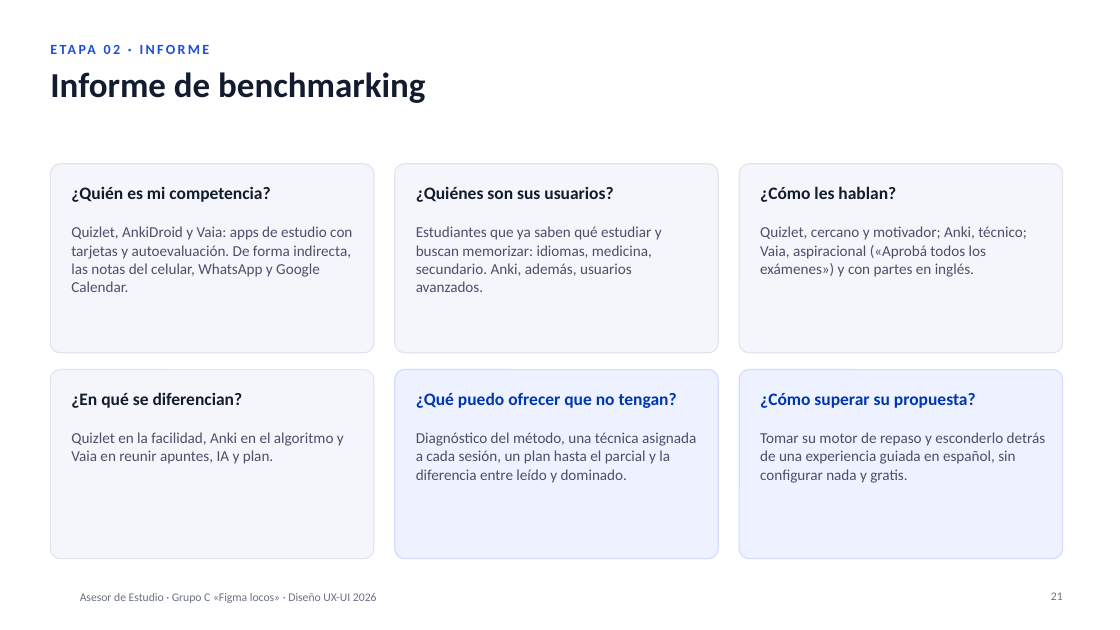
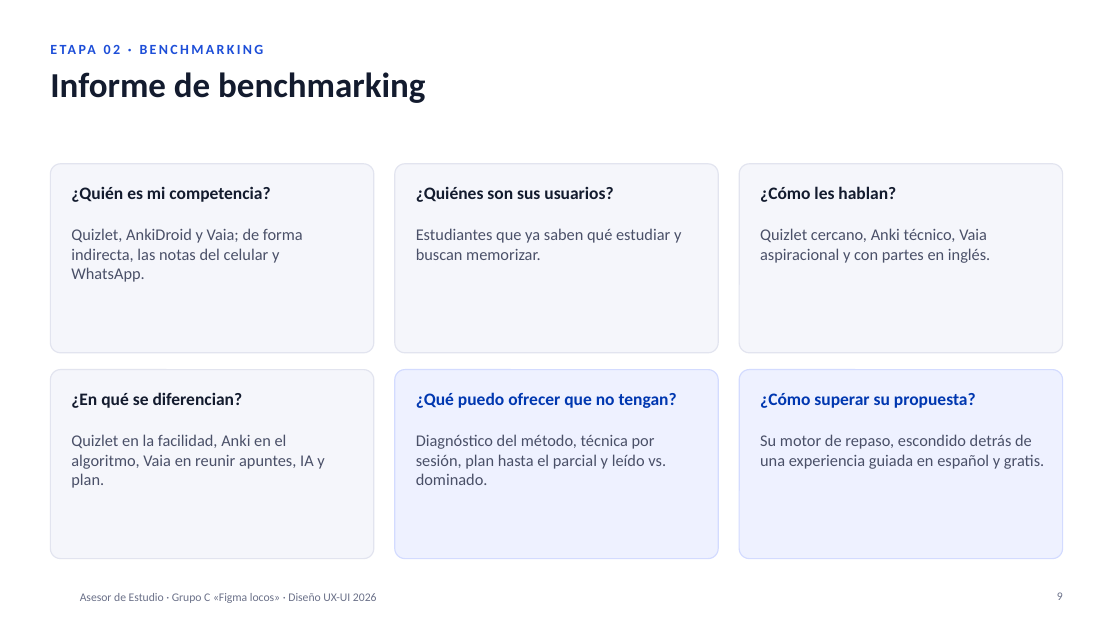
Before and after one commit to vichen12/ux-final, a slide deck: slide 9 of presentacion/GrupoC_AsesorDeEstudio_2026.pptx (slide 21 before the commit). Drawn at 1120x630 pixels with LibreOffice and Linux fonts; fonts in the diff are those of the drawing; background and template pictures are left out. Boxes give left, top, right and bottom in pixels: in the first picture for what was removed or moved away, otherwise in the second. Text is boxed around its words. In the diff, an @@ line names an element or a change of style, - is before the commit and + after.

```diff
--- a/presentacion/GrupoC_AsesorDeEstudio_2026.pptx
+++ b/presentacion/GrupoC_AsesorDeEstudio_2026.pptx
@@ text at bbox=[50, 35, 975, 62]: text changed @@
-ETAPA 02 · INFORME
+ETAPA 02 · BENCHMARKING
@@ text at bbox=[71, 228, 303, 282]: text changed; size 13 to 14 pt @@
-Quizlet, AnkiDroid y Vaia: apps de estudio con tarjetas y autoevaluación. De forma indirecta, las notas del celular, WhatsApp y Google Calendar.
+Quizlet, AnkiDroid y Vaia; de forma indirecta, las notas del celular y WhatsApp.
@@ text at bbox=[416, 228, 681, 260]: text changed; size 13 to 14 pt @@
-Estudiantes que ya saben qué estudiar y buscan memorizar: idiomas, medicina, secundario. Anki, además, usuarios avanzados.
+Estudiantes que ya saben qué estudiar y buscan memorizar.
@@ text at bbox=[760, 228, 990, 263]: text changed; size 13 to 14 pt @@
-Quizlet, cercano y motivador; Anki, técnico; Vaia, aspiracional («Aprobá todos los exámenes») y con partes en inglés.
+Quizlet cercano, Anki técnico, Vaia aspiracional y con partes en inglés.
@@ text at bbox=[71, 434, 324, 488]: text changed; size 13 to 14 pt @@
-Quizlet en la facilidad, Anki en el algoritmo y Vaia en reunir apuntes, IA y plan.
+Quizlet en la facilidad, Anki en el algoritmo, Vaia en reunir apuntes, IA y plan.
@@ text at bbox=[416, 434, 666, 485]: text changed; size 13 to 14 pt @@
-Diagnóstico del método, una técnica asignada a cada sesión, un plan hasta el parcial y la diferencia entre leído y dominado.
+Diagnóstico del método, técnica por sesión, plan hasta el parcial y leído vs. dominado.
@@ text at bbox=[760, 434, 1044, 469]: text changed; size 13 to 14 pt @@
-Tomar su motor de repaso y esconderlo detrás de una experiencia guiada en español, sin configurar nada y gratis.
+Su motor de repaso, escondido detrás de una experiencia guiada en español y gratis.
@@ page number at bbox=[1057, 592, 1063, 600]: text changed @@
-21
+9
```
Also in this commit, not shown: 13 other slides changed, 11 slides added, 59 slides removed, 2 other files.
